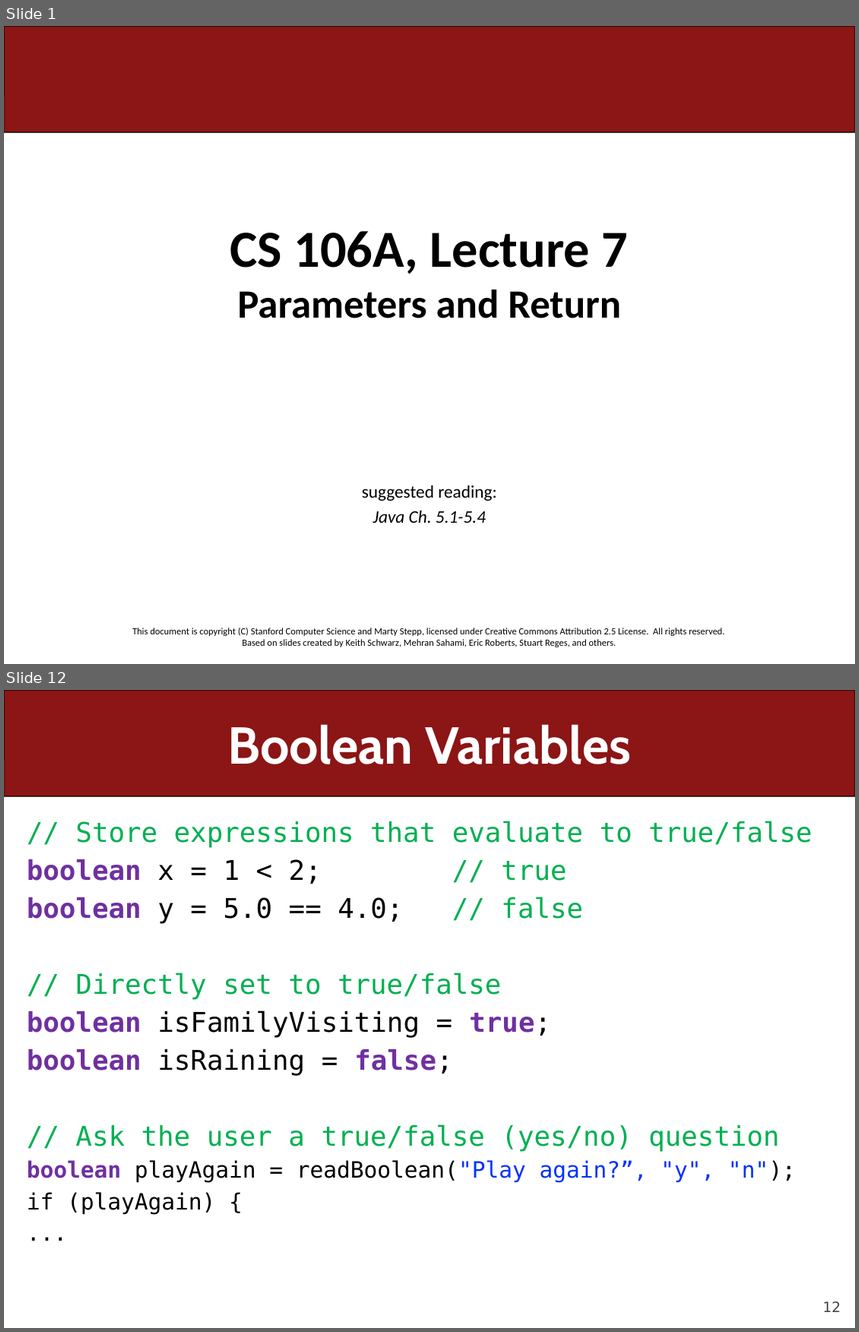
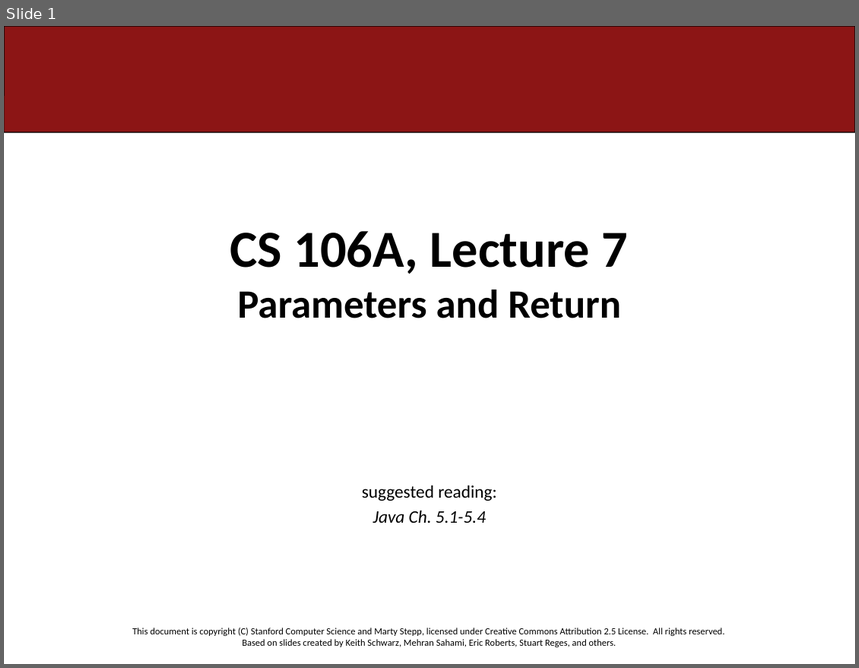
Before and after one commit to ckincaid17/cs106a-summer-2018, a slide deck: WWW/lectures/Lecture7/Lecture7.pptx. Shown one above the other, each under a label of ours: slides 1 and 12 before the commit, slide 1 after it; the slides between them are not shown. The pictures are 859x1332 and 859x668 pixels, drawn with LibreOffice and Linux fonts; fonts in the diff are those of the drawing. Boxes give left, top, right and bottom in pixels: in the first picture for what was removed or moved away, otherwise in the second. Text is boxed around its words. In the diff, an @@ line names an element or a change of style, - is before the commit and + after.

```diff
--- a/WWW/lectures/Lecture7/Lecture7.pptx
+++ b/WWW/lectures/Lecture7/Lecture7.pptx
@@ slide 12 removed at <box>4,690,855,1328</box>, background #FFFFFF; not listed: 1 template element that a slide beside it also shows @@
@@ title removed at <box>227,724,631,764</box> @@
-Boolean Variables
@@ text removed at <box>27,821,812,1214</box> @@
-// Store expressions that evaluate to true/false
-boolean x = 1 < 2; // true
-boolean y = 5.0 == 4.0; // false
-// Directly set to true/false
-boolean isFamilyVisiting = true;
-boolean isRaining = false;
-// Ask the user a true/false (yes/no) question
-boolean playAgain = readBoolean("Play again?”, "y", "n");
-if (playAgain) {
-...
@@ page number removed at <box>823,1302,842,1312</box> @@
-12
```
Also in this commit, not shown: 1 slide changed, 92 other slides removed, 2 other files.
